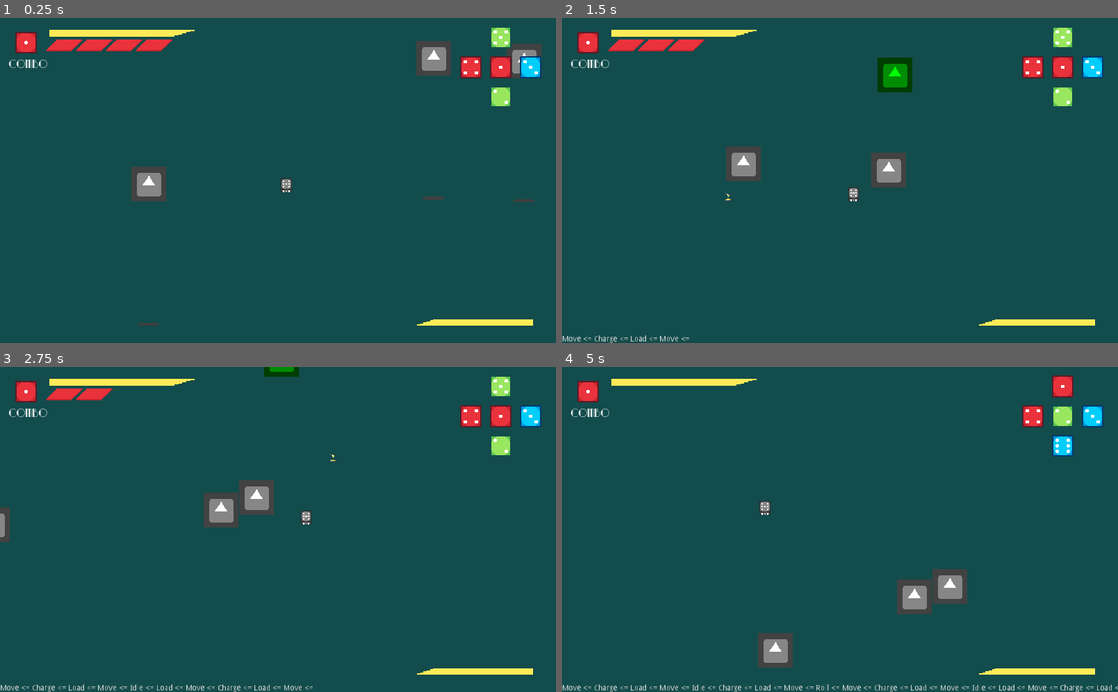
Above: before the commit, frames 1-4 (two rows, left to right).
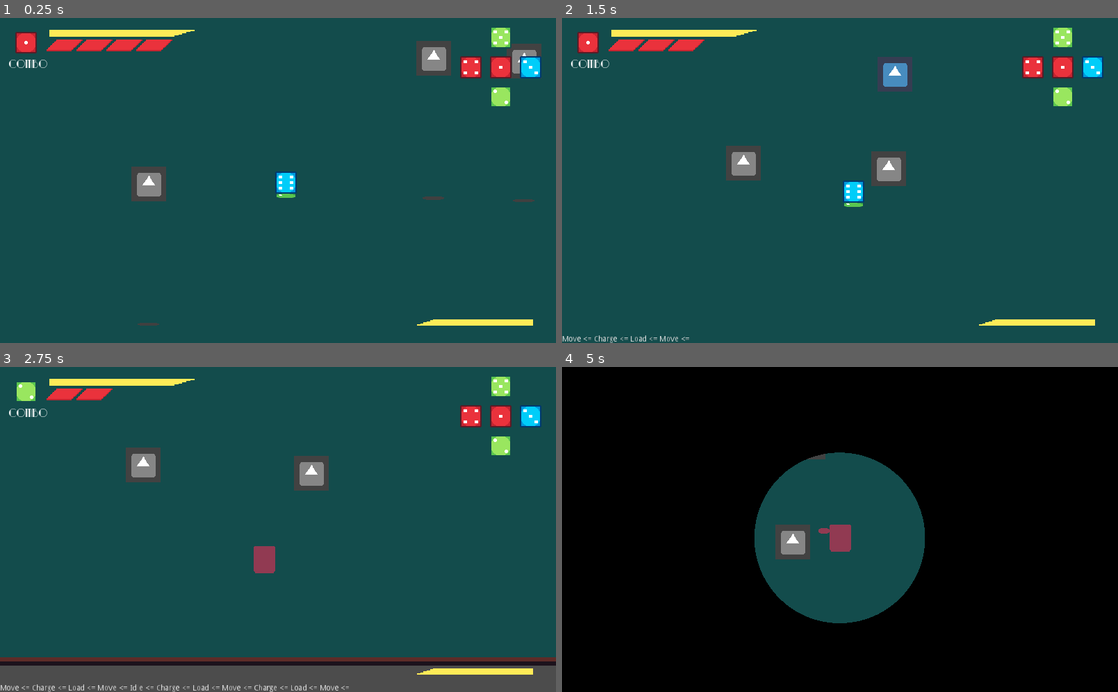
Above: after the commit, the same moments.

Repository: andrebariani/gmtk2022
Game: Godot game, scene res://src/Main.tscn
Same seed, same stepped clock (60 frames per second), same inputs: the game is played once before the commit and once after it. The engine's default icon, where the game draws it, is replaced by a stand-in: a white triangle on a blue panel in a dark square.
Inputs (mouse positions are in pixels of both pictures, inside the frame that each line leads up to):
- Up to frame 1 (0.25 s): no input
- Up to frame 2 (1.5 s): tap Enter (ui_accept) at 0.5, 0.77, 0.8, 1.07, 1.35 s; move the mouse to (962, 164) at 0.52 s; hold D (move_right) 0.53-1.28 s; click (962, 164) at 0.6 s; move the mouse to (728, 196) at 1.27 s; hold S (move_down) from 1.28 s (still down)
- Up to frame 3 (2.75 s): tap Enter (ui_accept) at 1.52, 1.82, 2.3 s; click (166, 545) at 1.55 s; move the mouse to (333, 458) at 2.02 s; release S (move_down) at 2.03 s; hold D (move_right) from 2.03 s (still down); click (333, 458) at 2.1 s
- Up to frame 4 (5 s): move the mouse to (812, 594) at 2.77 s; release D (move_right) at 2.78 s; hold W (move_up) 2.78-3.53 s; tap Space (roll) at 2.85 s; tap Enter (ui_accept) at 3.02, 3.32, 3.77, 3.8, 4.07, 4.35, 4.52, 4.82 s; click (812, 594) at 3.05 s; move the mouse to (1006, 578) at 3.52 s; hold A (move_left) from 3.53 s (still down); click (1006, 578) at 3.6 s; move the mouse to (673, 480) at 4.27 s; click (673, 480) at 4.55 s

The runs differ from the first frame. In frame 1, 0.3% of the frame differs, in the area x 49-54%, y 47-56%; in frame 2, 1.2%; in frame 3, 14%; in frame 4, 89%, in the area x 0-100%, y 0-100%.

Commit message:
fixes, adjustments

Diff:
--- a/DiceAnimation.gd
+++ b/DiceAnimation.gd
@@ -1,4 +1,5 @@
 extends Node2D
+class_name DiceAnimation
 
 export var top_num: int = 1
 export var front_num: int = 2
@@ -96,10 +97,11 @@
 			anim_player.play("to_right")
 		Constants.LEFT:
 			anim_player.play("to_left")
+		# troquei pq tava invertido vvvv
 		Constants.BEHIND:
+			anim_player.play("to_front")
+		Constants.FRONT:
 			anim_player.play("to_behind")
-		Constants.FRONT:
-			anim_player.play("to_front")
 
 func _on_Button_pressed():
 	move_dice(Constants.FRONT, 1)
--- a/project.godot
+++ b/project.godot
@@ -9,6 +9,11 @@
 config_version=4
 
 _global_script_classes=[ {
+"base": "Node2D",
+"class": "DiceAnimation",
+"language": "GDScript",
+"path": "res://DiceAnimation.gd"
+}, {
 "base": "Node",
 "class": "DieFaces",
 "language": "GDScript",
@@ -45,6 +50,7 @@
 "path": "res://src/ui/UI.gd"
 } ]
 _global_script_class_icons={
+"DiceAnimation": "",
 "DieFaces": "",
 "Menu": "",
 "Player": "",
--- a/src/entities/enemies/Protector_enemy.tscn
+++ b/src/entities/enemies/Protector_enemy.tscn
@@ -19,10 +19,13 @@
 		COLOR.rgb = vec3(avg);
 	}
 	else {
+		COLOR.rgb = vec3(1, 1, 1);
+
 		// If the selected color is not the primary color, reduce saturation
 		if ((color == 0 && (c.r < c.g || c.r < c.b)) ||
 			(color == 1 && (c.g < c.r || c.g < c.b)) ||
-			(color == 2 && (c.b < c.r || c.b < c.g))) {
+			(color == 2 && (c.b < c.r || c.b < c.g))
+		) {
 			float avg = (c.r + c.g + c.b) / 3.0;
 			c.r = (c.r * saturation) + (avg * (1.0 - saturation));
 			c.g = (c.g * saturation) + (avg * (1.0 - saturation));
@@ -46,6 +49,22 @@
 [sub_resource type="RectangleShape2D" id=1]
 extents = Vector2( 30.625, 31.75 )
 
+[sub_resource type="Animation" id=7]
+resource_name = "Shimmer"
+loop = true
+tracks/0/type = "value"
+tracks/0/path = NodePath(".:energy")
+tracks/0/interp = 1
+tracks/0/loop_wrap = true
+tracks/0/imported = false
+tracks/0/enabled = true
+tracks/0/keys = {
+"times": PoolRealArray( 0, 0.4, 1 ),
+"transitions": PoolRealArray( 1, 1, 1 ),
+"update": 0,
+"values": [ 1.0, 2.0, 1.0 ]
+}
+
 [sub_resource type="CircleShape2D" id=3]
 radius = 300.0
 
@@ -55,7 +74,6 @@
 color_number = 2
 
 [node name="Sprite" parent="." index="0"]
-modulate = Color( 0, 0.368627, 1, 1 )
 material = SubResource( 5 )
 
 [node name="CollisionShape2D" parent="." index="1"]
@@ -66,7 +84,12 @@
 
 [node name="Light2D" type="Light2D" parent="." index="4"]
 texture = ExtResource( 2 )
+energy = 1.63594
 range_item_cull_mask = 2
+
+[node name="AnimationPlayer" type="AnimationPlayer" parent="Light2D" index="0"]
+autoplay = "Shimmer"
+anims/Shimmer = SubResource( 7 )
 
 [node name="Protect_range" type="Area2D" parent="." index="5"]
 collision_layer = 0
--- a/src/entities/enemies/Ranged_enemy.tscn
+++ b/src/entities/enemies/Ranged_enemy.tscn
@@ -18,10 +18,13 @@
 		COLOR.rgb = vec3(avg);
 	}
 	else {
+		COLOR.rgb = vec3(1, 1, 1);
+
 		// If the selected color is not the primary color, reduce saturation
 		if ((color == 0 && (c.r < c.g || c.r < c.b)) ||
 			(color == 1 && (c.g < c.r || c.g < c.b)) ||
-			(color == 2 && (c.b < c.r || c.b < c.g))) {
+			(color == 2 && (c.b < c.r || c.b < c.g))
+		) {
 			float avg = (c.r + c.g + c.b) / 3.0;
 			c.r = (c.r * saturation) + (avg * (1.0 - saturation));
 			c.g = (c.g * saturation) + (avg * (1.0 - saturation));
@@ -57,7 +60,6 @@
 color_number = 1
 
 [node name="Sprite" parent="." index="0"]
-modulate = Color( 0, 1, 0.0156863, 1 )
 material = SubResource( 4 )
 
 [node name="CollisionShape2D" parent="." index="1"]
--- a/src/entities/player/EntitySprite.gd
+++ b/src/entities/player/EntitySprite.gd
@@ -1,4 +1,4 @@
-extends Sprite
+extends Node2D
 
 export(Color) var blink_color = Color(0.569, 0.227, 0.321)
 onready var blink_vector = Vector3(blink_color.r, blink_color.g, blink_color.b)
--- a/src/entities/player/Player.gd
+++ b/src/entities/player/Player.gd
@@ -30,6 +30,7 @@
 
 export (int) var CHARGE_SPEED = 3000
 onready var charge_speed = CHARGE_SPEED
+export var MAX_CHARGE = 0.75
 
 var look_vector = Vector2.ZERO
 
@@ -37,11 +38,13 @@
 onready var stateMachine = $StateMachine
 onready var dieFaces = $DieFaces
 onready var hitbox = $Hitbox
+onready var sprite = $Sprite
+onready var light = $Sprite/Light2D
 
 onready var _invincibleTimer = $InvincibleTimer
+onready var _hurtbox = $Hurtbox
 onready var _pointer = $Pointer
-onready var _sprite = $Sprite
-onready var _hurtbox = $Hurtbox
+onready var _diceAnim : DiceAnimation = $Sprite/DiceAnimation
 onready var _state_debug = $CanvasLayer/Debug/State
 onready var _die_side_debug = $DieSide
 
@@ -110,9 +113,8 @@
 	if dead or _invincibleTimer.time_left > 0:
 		return
 
-	_sprite.blink_anim()
-	_hurtbox.call_deferred("disabled", true)
-	_invincibleTimer.start(INVINCIBLE_DURATION)
+	sprite.blink_anim()
+	set_invincible(INVINCIBLE_DURATION)
 	emit_signal("took_damage")
 
 	set_health(health - 1)
@@ -143,6 +145,11 @@
 		Input.set_mouse_mode(Input.MOUSE_MODE_HIDDEN)
 		_pointer.frame = 0
 		_pointer.visible = true
+
+
+func set_invincible(duration):
+	_hurtbox.call_deferred("disabled", true)
+	_invincibleTimer.start(duration)
 
 
 func set_enabler(enabler, value):
@@ -178,6 +185,8 @@
 	else:
 		dieFaces.roll_down()
 
+	_diceAnim.move_dice(direction, dieFaces.get_current_face(),
+		dieFaces.get_face(Constants.FRONT))
 	current_enemy_type = dieFaces.get_current_enemy_type()
 	_light_front.color = Constants.enemy_colors[dieFaces.get_enemy_type(Constants.FRONT)]
 	_light_behind.color = Constants.enemy_colors[dieFaces.get_enemy_type(Constants.BEHIND)]
@@ -189,9 +198,7 @@
 func _on_Charge_enemy_killed():
 	toggle_charge(true)
 	emit_signal("enemy_killed")
-	_hurtbox.call_deferred("disabled", true)
-	_invincibleTimer.start(INVINCIBLE_DURATION/2)
-
+	set_invincible(INVINCIBLE_DURATION/2)
 
 	if dieFaces.get_current_face() == next_combo_face:
 		next_combo_face += 1
@@ -206,6 +213,6 @@
 	emit_signal("advanced_combo", next_combo_face)
 
 
-func _on_InvincibleTimer_timeout():
-	_sprite.stop_anim()
+func _on_invincibleTimer_timeout():
+	sprite.stop_anim()
 	_hurtbox.call_deferred("disabled", false)
--- a/src/entities/player/Player.tscn
+++ b/src/entities/player/Player.tscn
@@ -1,11 +1,11 @@
-[gd_scene load_steps=26 format=2]
+[gd_scene load_steps=28 format=2]
 
 [ext_resource path="res://src/entities/state_machine/StateMachine.gd" type="Script" id=1]
 [ext_resource path="res://src/entities/player/Player.gd" type="Script" id=2]
 [ext_resource path="res://src/entities/player/states/Move.gd" type="Script" id=3]
 [ext_resource path="res://src/entities/player/states/Idle.gd" type="Script" id=4]
 [ext_resource path="res://src/entities/player/states/Roll.gd" type="Script" id=5]
-[ext_resource path="res://assets/dice/dice.png" type="Texture" id=6]
+[ext_resource path="res://assets/sprites/circle.png" type="Texture" id=6]
 [ext_resource path="res://src/entities/player/Inputs.gd" type="Script" id=7]
 [ext_resource path="res://src/entities/player/DieFace.gd" type="Script" id=8]
 [ext_resource path="res://src/entities/player/states/Load.gd" type="Script" id=9]
@@ -16,11 +16,28 @@
 [ext_resource path="res://src/entities/player/EntitySprite.gd" type="Script" id=14]
 [ext_resource path="res://assets/sprites/lightcone.png" type="Texture" id=15]
 [ext_resource path="res://src/entities/player/Lights.gd" type="Script" id=16]
-
-[sub_resource type="ShaderMaterial" id=9]
+[ext_resource path="res://src/entities/player/animation/DiceAnimation.tscn" type="PackedScene" id=17]
+
+[sub_resource type="ShaderMaterial" id=10]
 shader = ExtResource( 13 )
 shader_param/active = null
 shader_param/color = null
+
+[sub_resource type="Animation" id=11]
+resource_name = "Shimmer"
+loop = true
+tracks/0/type = "value"
+tracks/0/path = NodePath(".:energy")
+tracks/0/interp = 1
+tracks/0/loop_wrap = true
+tracks/0/imported = false
+tracks/0/enabled = true
+tracks/0/keys = {
+"times": PoolRealArray( 0, 0.4, 1 ),
+"transitions": PoolRealArray( 1, 1, 1 ),
+"update": 0,
+"values": [ 1.0, 2.0, 1.0 ]
+}
 
 [sub_resource type="RectangleShape2D" id=1]
 extents = Vector2( 20, 15 )
@@ -64,6 +81,7 @@
 WALK_SPEED = 40000
 ROLL_SPEED = 90000
 CHARGE_SPEED = 240000
+MAX_CHARGE = 1.0
 
 [node name="Lights" type="Node2D" parent="."]
 visible = false
@@ -71,40 +89,55 @@
 
 [node name="Behind" type="Light2D" parent="Lights"]
 light_mask = 2
-position = Vector2( 0, -36 )
+position = Vector2( 0, -70 )
+scale = Vector2( 2, 2 )
 texture = ExtResource( 15 )
 color = Color( 1, 0, 0, 1 )
 range_item_cull_mask = 2
 
 [node name="Right" type="Light2D" parent="Lights"]
 light_mask = 2
-position = Vector2( 37, 0 )
+position = Vector2( 57, 5 )
 rotation = 1.5708
+scale = Vector2( 2, 2 )
 texture = ExtResource( 15 )
 color = Color( 1, 0, 0, 1 )
 range_item_cull_mask = 2
 
 [node name="Left" type="Light2D" parent="Lights"]
 light_mask = 2
-position = Vector2( -37, 0 )
+position = Vector2( -67, 9 )
 rotation = -1.5708
+scale = Vector2( 2, 2 )
 texture = ExtResource( 15 )
 color = Color( 1, 0, 0, 1 )
 range_item_cull_mask = 2
 
 [node name="Front" type="Light2D" parent="Lights"]
 light_mask = 2
-position = Vector2( 1, 38 )
+position = Vector2( 1, 84 )
 rotation = -3.14159
-texture = ExtResource( 15 )
-color = Color( 1, 0, 0, 1 )
-range_item_cull_mask = 2
-
-[node name="Sprite" type="Sprite" parent="."]
-material = SubResource( 9 )
+scale = Vector2( 2, 2 )
+texture = ExtResource( 15 )
+color = Color( 1, 0, 0, 1 )
+range_item_cull_mask = 2
+
+[node name="Sprite" type="Node2D" parent="."]
+material = SubResource( 10 )
+script = ExtResource( 14 )
+
+[node name="Light2D" type="Light2D" parent="Sprite"]
+visible = false
 texture = ExtResource( 6 )
-script = ExtResource( 14 )
-blink_color = Color( 0.568627, 0.227451, 0.321569, 1 )
+color = Color( 1, 0.701961, 0, 1 )
+
+[node name="AnimationPlayer" type="AnimationPlayer" parent="Sprite/Light2D"]
+autoplay = "Shimmer"
+anims/Shimmer = SubResource( 11 )
+
+[node name="DiceAnimation" parent="Sprite" instance=ExtResource( 17 )]
+use_parent_material = true
+position = Vector2( 0, 0 )
 
 [node name="Tween" type="Tween" parent="Sprite"]
 
@@ -141,6 +174,7 @@
 
 [node name="Charge" type="Node" parent="StateMachine"]
 script = ExtResource( 10 )
+cooldown = 0.0
 
 [node name="Timer" type="Timer" parent="StateMachine/Charge"]
 
@@ -165,6 +199,7 @@
 margin_right = 59.0
 margin_bottom = -64.0
 __meta__ = {
+"_edit_lock_": true,
 "_edit_use_anchors_": false
 }
 
@@ -185,14 +220,12 @@
 visible = false
 scale = Vector2( 2, 2 )
 frames = SubResource( 8 )
-frame = 4
 playing = true
 script = ExtResource( 12 )
 
 [node name="InvincibleTimer" type="Timer" parent="."]
 one_shot = true
 
-[connection signal="tween_all_completed" from="Sprite/Tween" to="Sprite" method="_on_Tween_tween_all_completed"]
 [connection signal="rolled" from="StateMachine/Roll" to="." method="_on_Roll_rolled"]
 [connection signal="enemy_killed" from="StateMachine/Charge" to="." method="_on_Charge_enemy_killed"]
 [connection signal="timeout" from="StateMachine/Charge/Timer" to="StateMachine/Charge" method="_on_Timer_timeout"]
--- a/src/entities/player/animation/DiceAnimation.tscn
+++ b/src/entities/player/animation/DiceAnimation.tscn
@@ -697,16 +697,17 @@
 scale = Vector2( 2, 2 )
 script = ExtResource( 5 )
 top_num = 6
-front_num = null
 
 [node name="NextFaceAnimation" type="Node2D" parent="."]
 visible = false
+use_parent_material = true
 __meta__ = {
 "_edit_group_": true,
 "_edit_lock_": true
 }
 
 [node name="OldFront" type="Sprite" parent="NextFaceAnimation"]
+use_parent_material = true
 position = Vector2( 0, 25 )
 texture = ExtResource( 2 )
 offset = Vector2( 0, -25 )
@@ -716,6 +717,7 @@
 }
 
 [node name="OldFrontNumber" type="Sprite" parent="NextFaceAnimation/OldFront"]
+use_parent_material = true
 position = Vector2( 0, -5 )
 texture = ExtResource( 1 )
 hframes = 6
@@ -726,6 +728,7 @@
 
 [node name="Bottom" type="Sprite" parent="NextFaceAnimation"]
 visible = false
+use_parent_material = true
 position = Vector2( 0, 25 )
 texture = ExtResource( 2 )
 offset = Vector2( 0, -25 )
@@ -735,6 +738,7 @@
 }
 
 [node name="Number" type="Sprite" parent="NextFaceAnimation/Bottom"]
+use_parent_material = true
 position = Vector2( 0, -5 )
 texture = ExtResource( 1 )
 hframes = 6
@@ -745,6 +749,7 @@
 
 [node name="Left" type="Sprite" parent="NextFaceAnimation"]
 visible = false
+use_parent_material = true
 position = Vector2( -20, -5 )
 texture = ExtResource( 4 )
 offset = Vector2( 20, 0 )
@@ -756,6 +761,7 @@
 }
 
 [node name="Number" type="Sprite" parent="NextFaceAnimation/Left"]
+use_parent_material = true
 texture = ExtResource( 3 )
 offset = Vector2( 20, 0 )
 hframes = 6
@@ -767,6 +773,7 @@
 
 [node name="Right" type="Sprite" parent="NextFaceAnimation"]
 visible = false
+use_parent_material = true
 position = Vector2( 20, -5 )
 texture = ExtResource( 4 )
 offset = Vector2( -20, 0 )
@@ -777,6 +784,7 @@
 }
 
 [node name="Number" type="Sprite" parent="NextFaceAnimation/Right"]
+use_parent_material = true
 texture = ExtResource( 3 )
 offset = Vector2( -20, 0 )
 hframes = 6
@@ -788,6 +796,7 @@
 
 [node name="Top" type="Sprite" parent="NextFaceAnimation"]
 visible = false
+use_parent_material = true
 position = Vector2( 0, -25 )
 texture = ExtResource( 4 )
 offset = Vector2( 0, 20 )
@@ -798,6 +807,7 @@
 }
 
 [node name="Number" type="Sprite" parent="NextFaceAnimation/Top"]
+use_parent_material = true
 texture = ExtResource( 3 )
 offset = Vector2( 0, 20 )
 hframes = 6
@@ -808,6 +818,7 @@
 }
 
 [node name="Old" type="Sprite" parent="NextFaceAnimation"]
+use_parent_material = true
 position = Vector2( 0, -5 )
 texture = ExtResource( 4 )
 hframes = 6
@@ -818,6 +829,7 @@
 }
 
 [node name="OldNumber" type="Sprite" parent="NextFaceAnimation/Old"]
+use_parent_material = true
 texture = ExtResource( 3 )
 hframes = 6
 vframes = 2
@@ -827,12 +839,14 @@
 }
 
 [node name="CurrentFace" type="Node2D" parent="."]
+use_parent_material = true
 __meta__ = {
 "_edit_group_": true,
 "_edit_lock_": true
 }
 
 [node name="Front" type="Sprite" parent="CurrentFace"]
+use_parent_material = true
 position = Vector2( 0, 25 )
 texture = ExtResource( 2 )
 offset = Vector2( 0, -25 )
@@ -842,6 +856,7 @@
 }
 
 [node name="Number" type="Sprite" parent="CurrentFace/Front"]
+use_parent_material = true
 position = Vector2( 0, -5 )
 texture = ExtResource( 1 )
 hframes = 6
@@ -851,6 +866,7 @@
 }
 
 [node name="Top" type="Sprite" parent="CurrentFace"]
+use_parent_material = true
 position = Vector2( 0, -5 )
 texture = ExtResource( 4 )
 hframes = 6
@@ -861,6 +877,7 @@
 }
 
 [node name="Number" type="Sprite" parent="CurrentFace/Top"]
+use_parent_material = true
 texture = ExtResource( 3 )
 hframes = 6
 vframes = 2
@@ -880,10 +897,14 @@
 anims/to_right = SubResource( 3 )
 
 [node name="Button" type="Button" parent="."]
+visible = false
 margin_left = 65.0
 margin_top = 7.0
 margin_right = 107.0
 margin_bottom = 27.0
 text = "run"
+__meta__ = {
+"_edit_use_anchors_": false
+}
 
 [connection signal="pressed" from="Button" to="." method="_on_Button_pressed"]
--- a/src/entities/player/states/Charge.gd
+++ b/src/entities/player/states/Charge.gd
@@ -9,6 +9,7 @@
 var look_vector
 var starting_load = 0
 
+
 func begin():
 	if !e.enablers.charge:
 		end("Idle")
@@ -19,7 +20,10 @@
 	e.has_dir_control = false
 	e.hitbox.monitoring = true
 	starting_load = e.load_amount
-	e.toggle_charge(false)
+	if starting_load == e.MAX_CHARGE:
+		e.sprite.set_blink_active(true)
+		e.light.visible = true
+		e.set_invincible(starting_load)
 
 
 func run(delta):
@@ -28,7 +32,9 @@
 	e.current_speed = lerp(e.charge_speed, e.walk_speed,
 		1 - e.load_amount/starting_load)
 	e.load_amount -= delta*2
+
 	if e.load_amount <= 0:
+		e.take_knockback(look_vector * 1500)
 		if e.get_input('dirv') == Vector2.ZERO:
 			end("Idle")
 		else:
@@ -39,7 +45,8 @@
 	e.current_speed = e.walk_speed
 	e.has_dir_control = true
 	e.hitbox.set_deferred("monitoring", false)
-	e.take_knockback(look_vector * 1500)
+	e.sprite.set_blink_active(false)
+	e.light.visible = false
 
 	timer.start()
 
--- a/src/entities/player/states/Load.gd
+++ b/src/entities/player/states/Load.gd
@@ -4,7 +4,6 @@
 export var shake_frequency = 50
 var shaking = false
 var load_min = 0.25
-var load_max = 0.75
 
 var clock = 0
 var center = Vector2.ZERO
@@ -22,13 +21,13 @@
 func run(delta):
 	if shaking:
 		e.load_amount += delta
-		if e.load_amount > load_max:
-			e.load_amount = load_max
+		if e.load_amount > e.MAX_CHARGE:
+			e.load_amount = e.MAX_CHARGE
 			#target_position = center
 			shaking = false
 
 		clock += delta
-		if clock > load_max/shake_frequency:
+		if clock > e.MAX_CHARGE/shake_frequency:
 			clock = 0
 			target_position = center + Vector2(rand_range(-shake_amount, shake_amount),
 									rand_range(-shake_amount, shake_amount))
Not shown: 1 places in src/entities/enemies/Protector_enemy.tscn that only renumber resources
